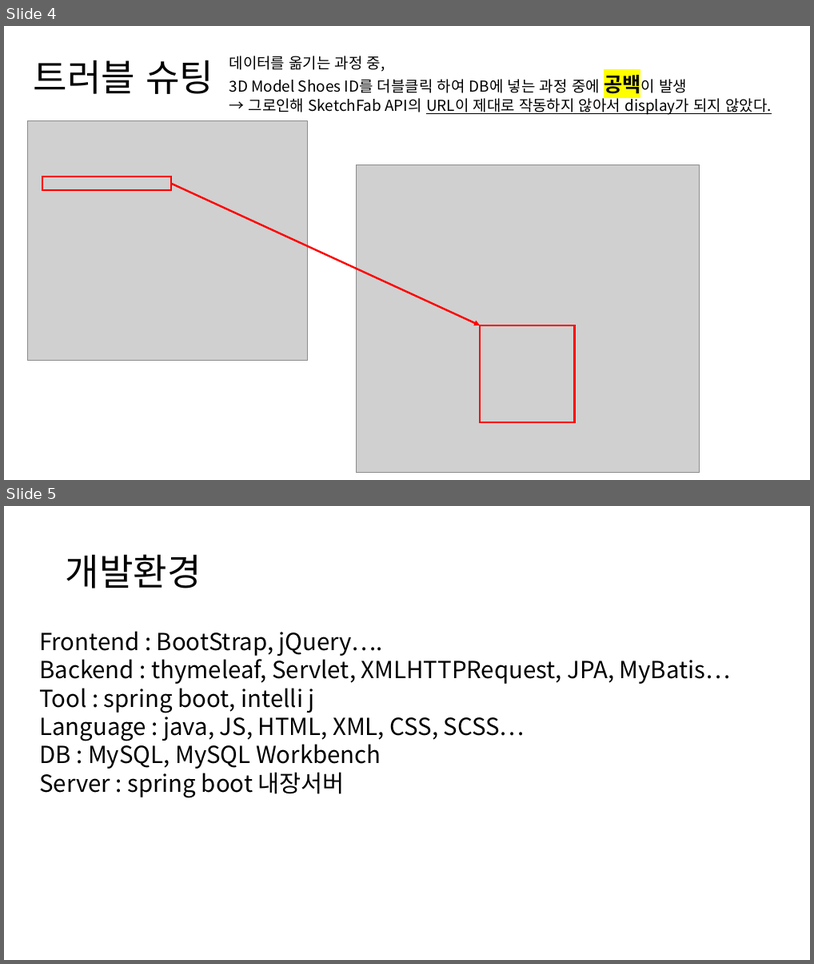
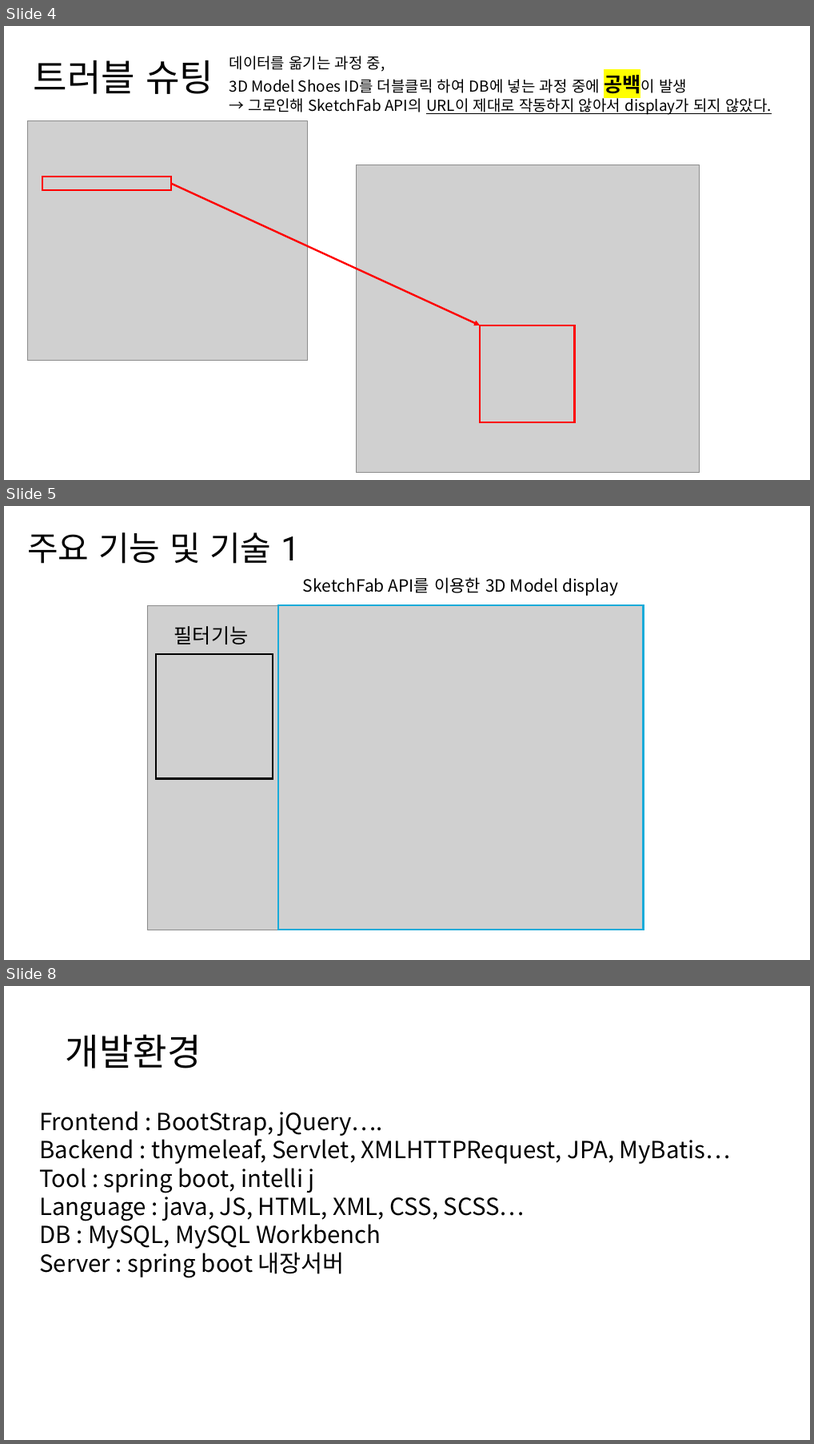
Before and after one commit to Github-AppData/3DShoesModel_WebSite, a slide deck: Documents/Report/졸업작품_최종 발표.pptx. Shown one above the other, each under a label of ours: slides 4 and 5 before the commit, slides 4, 5 and 8 after it; the slides between them are not shown. The pictures are 814x964 and 814x1444 pixels, drawn with LibreOffice and Linux fonts; fonts in the diff are those of the drawing; grey boxes stand for pictures. Boxes give left, top, right and bottom in pixels: in the first picture for what was removed or moved away, otherwise in the second. Text is boxed around its words. In the diff, an @@ line names an element or a change of style, - is before the commit and + after.

```diff
--- a/Documents/Report/졸업작품_최종 발표.pptx
+++ b/Documents/Report/졸업작품_최종 발표.pptx
@@ slide 5 added at bbox=[4, 506, 810, 960], background #FFFFFF @@
@@ title added at bbox=[27, 532, 300, 564], 40 pt, text #000000 @@
+주요 기능 및 기술 1
@@ text added at bbox=[303, 577, 618, 596], 20 pt, text #000000 @@
+SketchFab API를 이용한 3D Model display
@@ picture added at bbox=[147, 605, 643, 929] @@
@@ rectangle added at bbox=[278, 605, 643, 929], outline #19ABD9 2.25 pt @@
@@ text added at bbox=[174, 626, 249, 644], 24 pt, text #000000 @@
+필터기능
@@ rectangle added at bbox=[157, 654, 274, 779], outline #000000 2.25 pt @@
@@ what was slide 5 is now slide 8 @@
```
Also in this commit, not shown: 3 other slides added, 2 other files.
